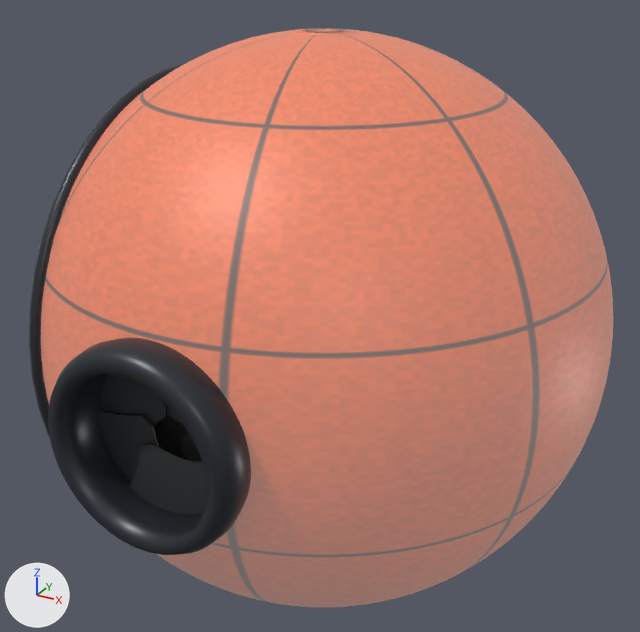
An edit to the glTF model packages/app/public/models/collector.glb, drawn before and after from the same camera.
Before and after are seen from a camera (50 mm lens) standing at (1.41, -2.59, 1.3) and looking at (-0.01, 0.0, 0.0). Every picture has the same lights, and +X, +Y and +Z are marked at lower left. The first picture is the older version. Where no turn or scale is listed for an object, it has been applied to the vertices. Vertices at exactly the same position are counted once.

Objects in the first picture: 'CollectorBody', 'CollectorSolarBezel', 'CollectorStarboardCuff', 'CollectorStarboardIris.003', 'CollectorStarboardIris.004', 'CollectorStarboardIris.005', 'CollectorStarboardThroat' and 2 more.
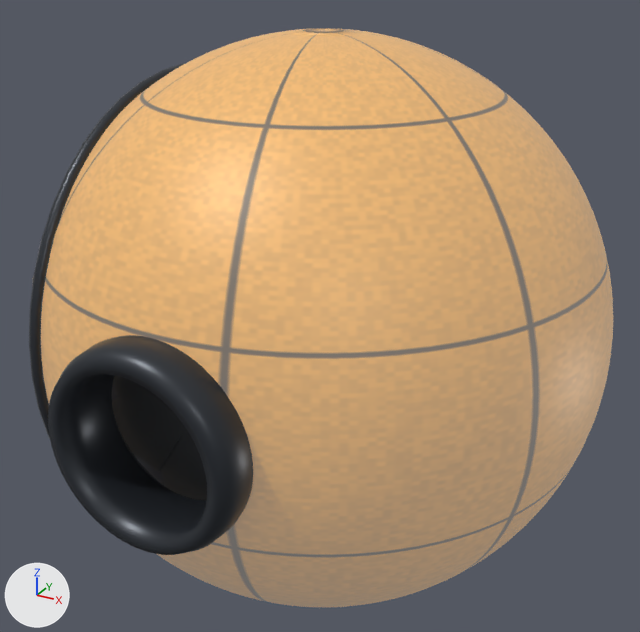
Where the change shows, as pixel boxes (x1, y1, x2, y2) in the pictures (640 x 632 px; the box of a moved part takes in the faces that stretch with it):
'CollectorBody', recoloured
    both: (41, 28, 613, 607)
'CollectorStarboardCuff', moved, rescaled
    before: (48, 338, 251, 555)
    after: (48, 335, 253, 555)
'CollectorStarboardIris.004', moved
    before: (97, 408, 159, 482)
    after: (112, 396, 183, 472)
'CollectorStarboardIris.005', reshaped, moved
    before: (129, 443, 207, 515)
    after: (161, 435, 207, 500)
'CollectorStarboardIris.003', moved
    before: (101, 375, 166, 426)
    after: (113, 376, 176, 415)
part 1 of me_collectorstarboardcuff, moved or reshaped
    before: (53, 338, 251, 555)
    after: (59, 335, 253, 554)

What the commit changed:
Picture 'Facility Bronze' (img_facility_bronze) is new.
Material 'Facility Bronze' (mat_facility_bronze) is new.
Its texture is img_facility_bronze.
Its metallic is 0.08.
Its roughness is 0.48.
Its emission strength is 0.12.
me_collectorbody has 4440 vertices, 8816 faces and spans x -1.0..1.0, y -0.97..0.97, z -1.0..1.0.
me_collectorbody no longer uses material mat_facility_orange (picture img_facility_orange).
me_collectorbody gains material mat_facility_bronze (picture img_facility_bronze).
me_collectorstarboardcuff is used by ob_collectorstarboardcuff; location (0.0, -0.98, 0.0).
me_collectorstarboardcuff had 1024 vertices, 2048 faces and spanned x -0.314..0.314, y -0.095..0.095, z -0.314..0.314.
me_collectorstarboardcuff now has 1024 vertices, 2048 faces and spans x -0.314..0.314, y -0.095..0.145, z -0.314..0.314.
me_collectorstarboardcuff part 1: the whole mesh is scaled about its middle by (1, 1.26, 1), then moved by (0.0, 0.025, 0.0).
me_collectorstarboardiris_005 is used by ob_collectorstarboardiris_005; location (0.146, -0.936, -0.252).
me_collectorstarboardiris_005 had 98 vertices, 192 faces and spanned x -0.306..0.127, y -0.008..0.0, z -0.02..0.337.
me_collectorstarboardiris_005 now has 44 vertices, 84 faces and spans x -0.267..0.0, y 0.0..0.006, z -0.102..0.265.
me_collectorstarboardiris_005 part 2: the whole mesh is rebuilt.
Object 'CollectorStarboardIris.003' (ob_collectorstarboardiris_003) moves from (-0.291, -0.904, 0.0) to (-0.274, -0.814, 0.0).
Object 'CollectorStarboardIris.004' (ob_collectorstarboardiris_004) moves from (-0.146, -0.92, -0.252) to (-0.137, -0.809, -0.237).
Object 'CollectorStarboardIris.005' (ob_collectorstarboardiris_005) moves from (0.146, -0.936, -0.252) to (0.137, -0.805, -0.237).
